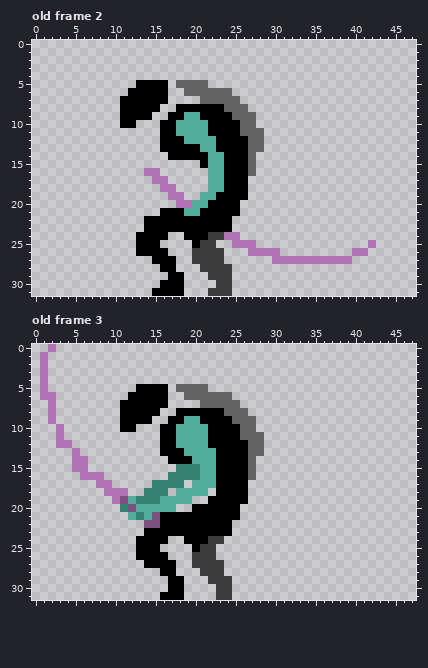
A pixel-art file gets an edit: Entities/Guard/Art/Guard-ase.aseprite. The first picture shows the starting point.
48x32 pixels, 3 frames. Shown: old frame 2, old frame 3. The commit also changed other frames, which this record leaves out.
After the commit:
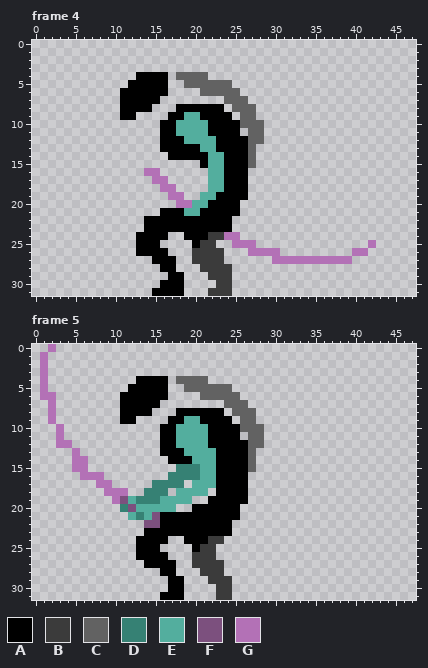
Palette (. is transparent): A #000000  B #3b3b3b  C #626262  D #368174  E #53ae9e  F #7c507e  G #b371b6
A new or re-ordered frame is compared with the old frame closest to it.
Change:
frames 3 -> 5
layer "Head+Hair" added
layer "Layer 1" removed
Frame 4 is new; against old frame 2:
The edit adds colour A in row 4 at x 13 to 16; in row 5 at x 12; in row 6 at x 11.
The edit adds colour C in row 4 at x 18 to 21; in row 5 at x 22 to 24; in row 6 at x 25; in row 7 at x 26; in row 8 at x 27; in row 10 at x 28.
Colour A is gone in row 7 at x 16; in row 8 at x 15; in row 9 at x 13 to 14; in row 10 at x 11 to 12.
Colour C is gone in row 5 at x 18; in row 6 at x 19 to 20; in row 7 at x 21 to 23; in row 8 at x 24; in row 9 at x 25; in row 11 at x 26.
Colour C is gone in row 13 at x 28; in row 16 at x 27.
Frame 5 is new; against old frame 3: the same change as frame 4
